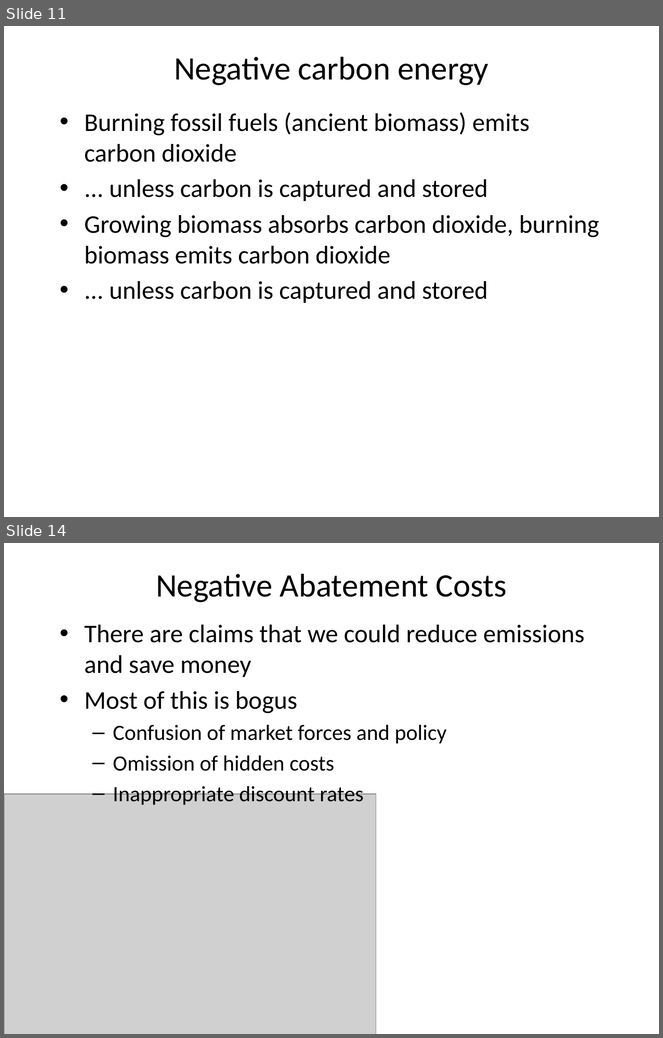
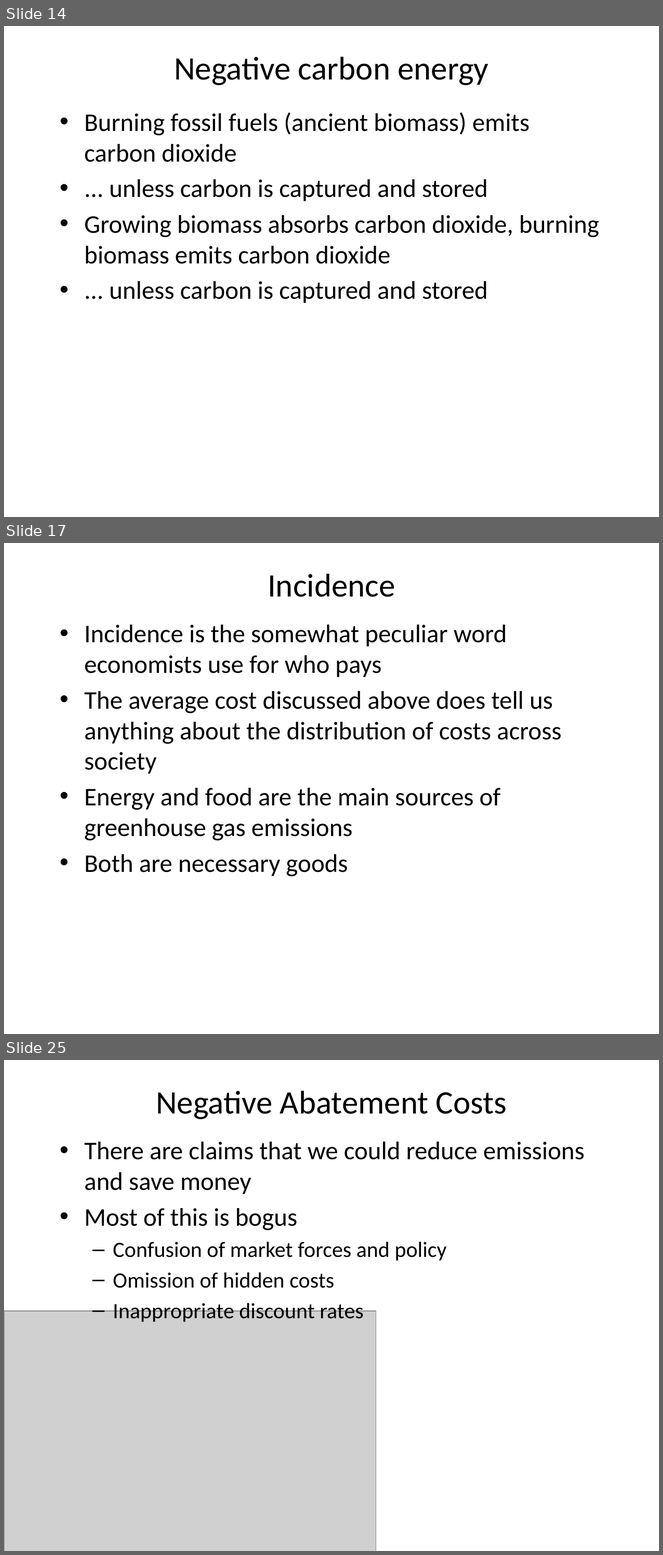
Before and after one commit to rtol/ClimateEconomics, a slide deck: cceug3 abatement.pptx. Shown one above the other, each under a label of ours: slides 11 and 14 before the commit, slides 14, 17 and 25 after it; the slides between them are not shown. The pictures are 663x1038 and 663x1555 pixels, drawn with LibreOffice and Linux fonts; fonts in the diff are those of the drawing; grey boxes stand for pictures. Boxes give left, top, right and bottom in pixels: in the first picture for what was removed or moved away, otherwise in the second. Text is boxed around its words. In the diff, an @@ line names an element or a change of style, - is before the commit and + after.

```diff
--- a/cceug3 abatement.pptx
+++ b/cceug3 abatement.pptx
@@ slide 17 added at (x1=4, y1=543, x2=659, y2=1034), background #FFFFFF @@
@@ title added at (x1=268, y1=574, x2=395, y2=597), 36 pt, text #000000 @@
+Incidence
@@ text added at (x1=84, y1=625, x2=561, y2=877), 28 pt, text #000000 @@
+• Incidence is the somewhat peculiar word economists use for who pays
+• The average cost discussed above does tell us anything about the distribution of costs across society
+• Energy and food are the main sources of greenhouse gas emissions
+• Both are necessary goods
@@ what was slide 11 is now slide 14 @@
@@ what was slide 14 is now slide 25 @@
```
Also in this commit, not shown: 1 slide changed, 10 other slides added, 7 other files.
